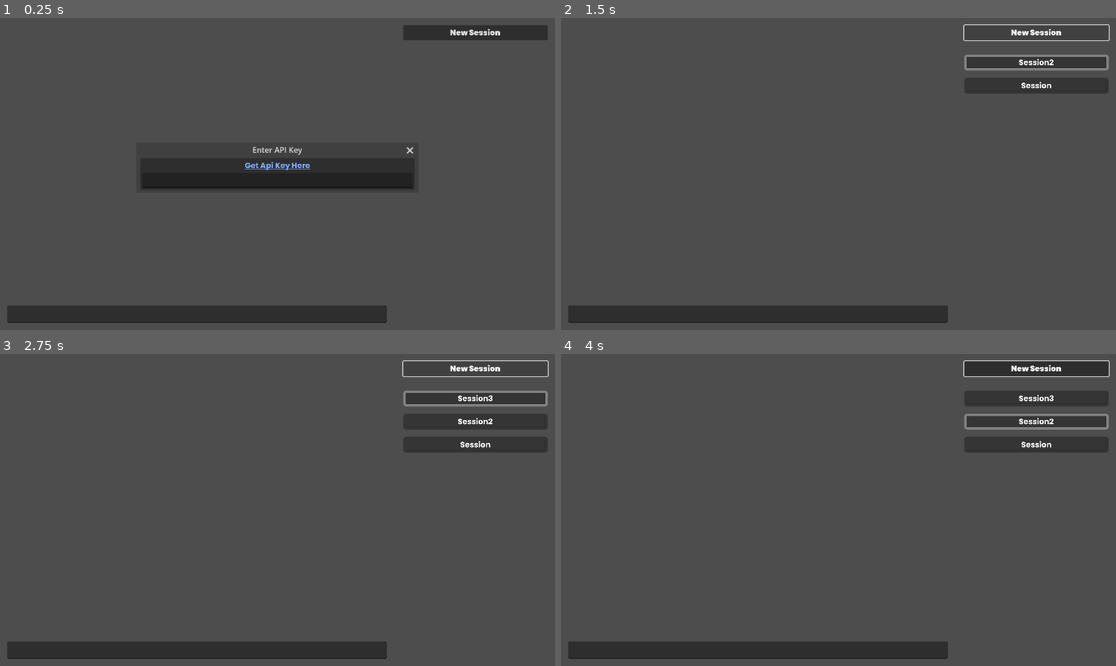
Above: before the commit, frames 1-4 (two rows, left to right).
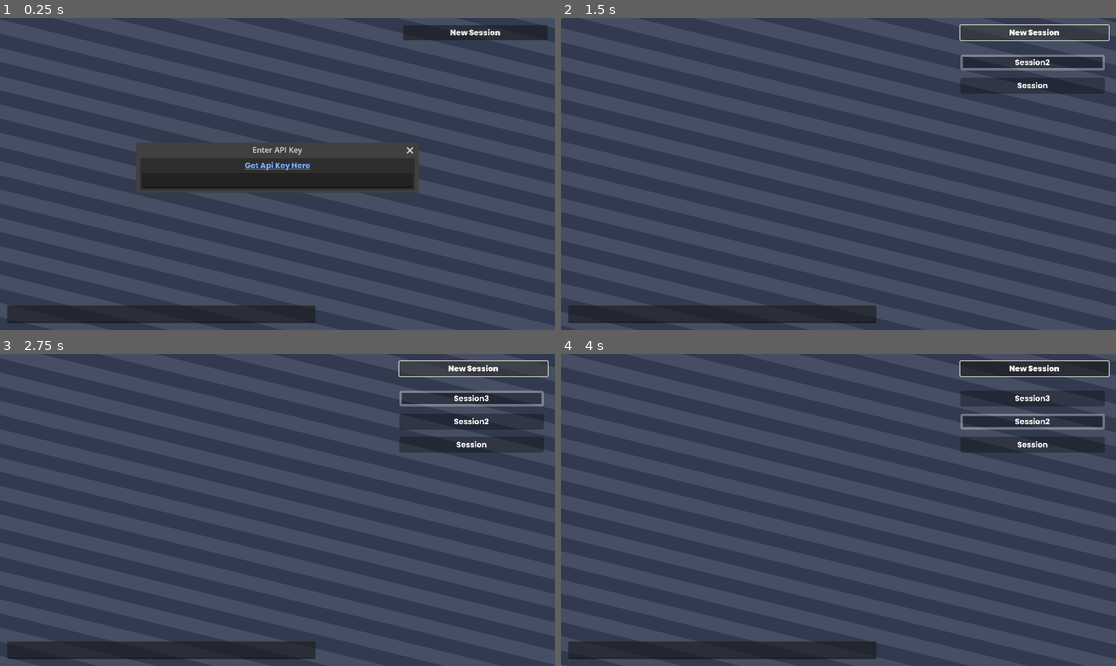
Above: after the commit, the same moments.

Repository: Shuflduf/Gemini-Chatbot
Game: Godot game, scene res://main.tscn
The game is run twice, just before and just after one commit, with the same random seed, the same clock (stepped at 60 frames per second) and the same inputs.
Inputs (mouse positions are in pixels of both pictures, inside the frame that each line leads up to):
- Up to frame 1 (0.25 s): no input
- Up to frame 2 (1.5 s): click "New Session" at 0.5 s; click "New Session" at 1.25 s
- Up to frame 3 (2.75 s): click "New Session" at 2 s
- Up to frame 4 (4 s): move the mouse to (1038, 397) at 2.77 s; click (1038, 397) at 2.92 s; move the mouse to (1038, 422) at 3.52 s; click (1038, 422) at 3.67 s

The runs differ from the first frame. In frame 1, 43% of the frame differs, in the area x 0-100%, y 0-100%; in frame 2, 46%; in frame 3, 46%; in frame 4, 46%.

Commit message:
error handling for invalid api

Diff:
--- a/main.gd
+++ b/main.gd
@@ -165,13 +165,22 @@
 
 
 func _on_http_request_request_completed(_r, _r_code, _h, body: PackedByteArray) -> void:
-		var data = JSON.parse_string(body.get_string_from_utf8())
-		FileAccess.open("save.json", FileAccess.WRITE).store_buffer(body)
+	var data: Dictionary = JSON.parse_string(body.get_string_from_utf8())
+	FileAccess.open("save.json", FileAccess.WRITE).store_buffer(body)
+
+	if data.has("error"):
+		response_text = \
+				"Error " + str(data["error"]["code"]) + ": " + data["error"]["message"]
+		if data["error"]["code"] == 400:
+			%APILineEdit.text = ""
+			$ApiKeyPopup.show()
+	else:
 		response_text = data["candidates"][0]["content"]["parts"][0]["text"]
 
 
 func _on_line_edit_text_submitted(new_text: String):
 	%LineEdit.text = ""
+
 	if secrets.api_key.is_empty():
 		$ApiKeyPopup.show()
 		return
--- /dev/null
+++ b/main.gdshader
@@ -0,0 +1,18 @@
+shader_type canvas_item;
+
+uniform vec4 color_gap: source_color = vec4(0.25);
+uniform vec4 color_stripe: source_color = vec4(1.0, 0.75, 0.0, 1.0);
+uniform float divisions = 16.0; // increase for more stripe density
+uniform float stripe_bias = 2.0; // 1.0 means no stripes; 2.0 means stripes and gaps are equal size
+uniform float speed = 0.03;
+uniform float angle = 0.7854; // in radians
+
+
+void fragment() {
+    float w = cos(angle) * UV.x + sin(angle) * UV.y - speed * TIME;
+    if (floor(mod(w * divisions, stripe_bias)) < 0.0001) {
+        COLOR = color_gap;
+    } else {
+        COLOR = color_stripe;
+	}
+}
--- a/main.tscn
+++ b/main.tscn
@@ -7,12 +7,35 @@
 [ext_resource type="PackedScene" uid="uid://b0srqe8c5pob6" path="res://session.tscn" id="4_qolas"]
 [ext_resource type="Script" path="res://MDtoBB.gd" id="4_utbt8"]
 [ext_resource type="FontFile" uid="uid://ckwie38c0g5xw" path="res://assets/fonts/Bold.ttf" id="7_t2few"]
+[ext_resource type="Shader" path="res://main.gdshader" id="8_06orj"]
 
 [sub_resource type="Resource" id="Resource_wju3u"]
 script = ExtResource("2_2qk1t")
 api_key = ""
 
-[node name="Control" type="HBoxContainer"]
+[sub_resource type="StyleBoxFlat" id="StyleBoxFlat_l1xoe"]
+bg_color = Color(1, 1, 1, 1)
+
+[sub_resource type="ShaderMaterial" id="ShaderMaterial_xxe7q"]
+shader = ExtResource("8_06orj")
+shader_parameter/color_gap = Color(0.16, 0.16, 0.16, 0.501961)
+shader_parameter/color_stripe = Color(0, 0, 0, 0.5)
+shader_parameter/divisions = 24.1
+shader_parameter/stripe_bias = 2.0
+shader_parameter/speed = 0.02
+shader_parameter/angle = 45.965
+
+[node name="Control" type="Control"]
+layout_mode = 3
+anchors_preset = 15
+anchor_right = 1.0
+anchor_bottom = 1.0
+grow_horizontal = 2
+grow_vertical = 2
+mouse_filter = 2
+
+[node name="Control" type="HBoxContainer" parent="."]
+layout_mode = 1
 anchors_preset = 15
 anchor_right = 1.0
 anchor_bottom = 1.0
@@ -25,104 +48,25 @@
 message = ExtResource("3_4a3wp")
 session_scene = ExtResource("4_qolas")
 
-[node name="MDtoBB" type="Node" parent="."]
-script = ExtResource("4_utbt8")
-
-[node name="HTTPRequest" type="HTTPRequest" parent="."]
-
-[node name="MainBody" type="MarginContainer" parent="."]
-layout_mode = 2
-size_flags_horizontal = 3
-theme_override_constants/margin_left = 15
-theme_override_constants/margin_top = 15
-theme_override_constants/margin_right = 15
-theme_override_constants/margin_bottom = 15
-
-[node name="VBoxContainer" type="VBoxContainer" parent="MainBody"]
-layout_mode = 2
-alignment = 1
-
-[node name="Messages" type="MarginContainer" parent="MainBody/VBoxContainer"]
-layout_mode = 2
-size_flags_vertical = 3
-theme_override_constants/margin_left = 15
-theme_override_constants/margin_top = 15
-theme_override_constants/margin_right = 15
-theme_override_constants/margin_bottom = 45
-
-[node name="ScrollContainer" type="ScrollContainer" parent="MainBody/VBoxContainer/Messages"]
-unique_name_in_owner = true
-clip_contents = false
-layout_mode = 2
-size_flags_horizontal = 0
-horizontal_scroll_mode = 0
-vertical_scroll_mode = 3
-
-[node name="Messages" type="VBoxContainer" parent="MainBody/VBoxContainer/Messages/ScrollContainer"]
-unique_name_in_owner = true
-layout_mode = 2
-size_flags_horizontal = 2
-size_flags_vertical = 0
-theme_override_constants/separation = 15
-alignment = 2
-
-[node name="LineEdit" type="LineEdit" parent="MainBody/VBoxContainer"]
-unique_name_in_owner = true
-layout_mode = 2
-size_flags_vertical = 8
-theme_override_fonts/font = ExtResource("4_m0urx")
-theme_override_font_sizes/font_size = 20
-
-[node name="MarginContainer" type="MarginContainer" parent="."]
-layout_mode = 2
-theme_override_constants/margin_left = 15
-theme_override_constants/margin_top = 15
-theme_override_constants/margin_right = 15
-theme_override_constants/margin_bottom = 15
-
-[node name="VBoxContainer" type="VBoxContainer" parent="MarginContainer"]
-layout_mode = 2
-theme_override_constants/separation = 30
-
-[node name="NewSession" type="Button" parent="MarginContainer/VBoxContainer"]
-layout_mode = 2
-theme_override_fonts/font = ExtResource("7_t2few")
-text = "New Session"
-
-[node name="ScrollContainer" type="ScrollContainer" parent="MarginContainer/VBoxContainer"]
-layout_mode = 2
-size_flags_vertical = 3
-horizontal_scroll_mode = 0
-vertical_scroll_mode = 3
-
-[node name="Sessions" type="VBoxContainer" parent="MarginContainer/VBoxContainer/ScrollContainer"]
-unique_name_in_owner = true
-custom_minimum_size = Vector2(300, 0)
-layout_mode = 2
-theme_override_constants/separation = 15
-
-[node name="Session" parent="MarginContainer/VBoxContainer/ScrollContainer/Sessions" instance=ExtResource("4_qolas")]
-layout_mode = 2
-
-[node name="ApiKeyPopup" type="PopupPanel" parent="."]
+[node name="ApiKeyPopup" type="PopupPanel" parent="Control"]
 title = "Enter API Key"
 initial_position = 2
 size = Vector2i(570, 66)
 borderless = false
 always_on_top = true
 
-[node name="VBoxContainer" type="VBoxContainer" parent="ApiKeyPopup"]
+[node name="VBoxContainer" type="VBoxContainer" parent="Control/ApiKeyPopup"]
 anchors_preset = 15
 anchor_right = 1.0
 anchor_bottom = 1.0
 offset_left = 4.0
 offset_top = 4.0
-offset_right = -4.0
-offset_bottom = -4.0
+offset_right = 566.0
+offset_bottom = 62.0
 grow_horizontal = 2
 grow_vertical = 2
 
-[node name="LinkButton" type="LinkButton" parent="ApiKeyPopup/VBoxContainer"]
+[node name="LinkButton" type="LinkButton" parent="Control/ApiKeyPopup/VBoxContainer"]
 layout_mode = 2
 size_flags_horizontal = 4
 tooltip_text = "https://aistudio.google.com/app/apikey"
@@ -131,12 +75,116 @@
 text = "Get Api Key Here"
 uri = "https://aistudio.google.com/app/apikey"
 
-[node name="APILineEdit" type="LineEdit" parent="ApiKeyPopup/VBoxContainer"]
+[node name="APILineEdit" type="LineEdit" parent="Control/ApiKeyPopup/VBoxContainer"]
+unique_name_in_owner = true
 layout_mode = 2
 alignment = 1
 secret = true
 
-[connection signal="request_completed" from="HTTPRequest" to="." method="_on_http_request_request_completed"]
-[connection signal="text_submitted" from="MainBody/VBoxContainer/LineEdit" to="." method="_on_line_edit_text_submitted"]
-[connection signal="pressed" from="MarginContainer/VBoxContainer/NewSession" to="." method="_on_new_session_pressed"]
-[connection signal="text_submitted" from="ApiKeyPopup/VBoxContainer/APILineEdit" to="." method="_on_api_line_edit_text_submitted"]
+[node name="MDtoBB" type="Node" parent="Control"]
+script = ExtResource("4_utbt8")
+
+[node name="HTTPRequest" type="HTTPRequest" parent="Control"]
+
+[node name="MainBody" type="MarginContainer" parent="Control"]
+layout_mode = 2
+size_flags_horizontal = 3
+theme_override_constants/margin_left = 15
+theme_override_constants/margin_top = 15
+theme_override_constants/margin_right = 15
+theme_override_constants/margin_bottom = 15
+
+[node name="VBoxContainer" type="VBoxContainer" parent="Control/MainBody"]
+layout_mode = 2
+alignment = 1
+
+[node name="Messages" type="MarginContainer" parent="Control/MainBody/VBoxContainer"]
+layout_mode = 2
+size_flags_vertical = 3
+theme_override_constants/margin_left = 15
+theme_override_constants/margin_top = 15
+theme_override_constants/margin_right = 15
+theme_override_constants/margin_bottom = 45
+
+[node name="ScrollContainer" type="ScrollContainer" parent="Control/MainBody/VBoxContainer/Messages"]
+unique_name_in_owner = true
+clip_contents = false
+layout_mode = 2
+size_flags_horizontal = 0
+horizontal_scroll_mode = 0
+vertical_scroll_mode = 3
+
+[node name="Messages" type="VBoxContainer" parent="Control/MainBody/VBoxContainer/Messages/ScrollContainer"]
+unique_name_in_owner = true
+layout_mode = 2
+size_flags_horizontal = 2
+size_flags_vertical = 0
+theme_override_constants/separation = 15
+alignment = 2
+
+[node name="LineEdit" type="LineEdit" parent="Control/MainBody/VBoxContainer"]
+unique_name_in_owner = true
+custom_minimum_size = Vector2(640, 0)
+layout_mode = 2
+size_flags_horizontal = 0
+size_flags_vertical = 8
+theme_override_fonts/font = ExtResource("4_m0urx")
+theme_override_font_sizes/font_size = 20
+
+[node name="MarginContainer" type="MarginContainer" parent="Control"]
+layout_mode = 2
+theme_override_constants/margin_left = 15
+theme_override_constants/margin_top = 15
+theme_override_constants/margin_right = 15
+theme_override_constants/margin_bottom = 15
+
+[node name="VBoxContainer" type="VBoxContainer" parent="Control/MarginContainer"]
+layout_mode = 2
+theme_override_constants/separation = 30
+
+[node name="NewSession" type="Button" parent="Control/MarginContainer/VBoxContainer"]
+layout_mode = 2
+theme_override_fonts/font = ExtResource("7_t2few")
+text = "New Session"
+
+[node name="ScrollContainer" type="ScrollContainer" parent="Control/MarginContainer/VBoxContainer"]
+layout_mode = 2
+size_flags_vertical = 3
+horizontal_scroll_mode = 0
+
+[node name="Sessions" type="VBoxContainer" parent="Control/MarginContainer/VBoxContainer/ScrollContainer"]
+unique_name_in_owner = true
+custom_minimum_size = Vector2(300, 0)
+layout_mode = 2
+theme_override_constants/separation = 15
+
+[node name="Session" parent="Control/MarginContainer/VBoxContainer/ScrollContainer/Sessions" instance=ExtResource("4_qolas")]
+layout_mode = 2
+
+[node name="Colour" type="Panel" parent="."]
+modulate = Color(0.3843, 0.45201, 0.61, 1)
+z_index = -100
+layout_mode = 1
+anchors_preset = 15
+anchor_right = 1.0
+anchor_bottom = 1.0
+grow_horizontal = 2
+grow_vertical = 2
+mouse_filter = 2
+theme_override_styles/panel = SubResource("StyleBoxFlat_l1xoe")
+
+[node name="Panel" type="Panel" parent="."]
+z_index = -100
+material = SubResource("ShaderMaterial_xxe7q")
+layout_mode = 1
+anchors_preset = 15
+anchor_right = 1.0
+anchor_bottom = 1.0
+grow_horizontal = 2
+grow_vertical = 2
+mouse_filter = 2
+
+[connection signal="text_submitted" from="Control/ApiKeyPopup/VBoxContainer/APILineEdit" to="Control" method="_on_api_line_edit_text_submitted"]
+[connection signal="request_completed" from="Control/HTTPRequest" to="Control" method="_on_http_request_request_completed"]
+[connection signal="text_submitted" from="Control/MainBody/VBoxContainer/LineEdit" to="Control" method="_on_line_edit_text_submitted"]
+[connection signal="pressed" from="Control/MarginContainer/VBoxContainer/NewSession" to="Control" method="_on_new_session_pressed"]
--- a/save.json
+++ b/save.json
@@ -1,39 +1,39 @@
 {
   "candidates": [
-    {
-      "content": {
-        "parts": [
-          {
-            "text": "Please tell me more about what you're interested in!  \"Wow things\" is a bit vague. \n\nFor example, you could tell me:\n\n* **What kind of things do you find \"wow\"?** Are you interested in nature, technology, art, music, food, or something else?\n* **What kind of \"wow\" are you looking for?** Do you want to be amazed, inspired, or entertained?\n\nOnce I know what you're looking for, I can give you some specific and exciting recommendations. \n"
-          }
-        ],
-        "role": "model"
-      },
-      "finishReason": "STOP",
-      "index": 0,
-      "safetyRatings": [
-        {
-          "category": "HARM_CATEGORY_SEXUALLY_EXPLICIT",
-          "probability": "NEGLIGIBLE"
-        },
-        {
-          "category": "HARM_CATEGORY_HATE_SPEECH",
-          "probability": "NEGLIGIBLE"
-        },
-        {
-          "category": "HARM_CATEGORY_HARASSMENT",
-          "probability": "NEGLIGIBLE"
-        },
-        {
-          "category": "HARM_CATEGORY_DANGEROUS_CONTENT",
-          "probability": "NEGLIGIBLE"
-        }
-      ]
-    }
+	{
+	  "content": {
+		"parts": [
+		  {
+			"text": "Hello! How can I help you today? \n"
+		  }
+		],
+		"role": "model"
+	  },
+	  "finishReason": "STOP",
+	  "index": 0,
+	  "safetyRatings": [
+		{
+		  "category": "HARM_CATEGORY_SEXUALLY_EXPLICIT",
+		  "probability": "NEGLIGIBLE"
+		},
+		{
+		  "category": "HARM_CATEGORY_HATE_SPEECH",
+		  "probability": "NEGLIGIBLE"
+		},
+		{
+		  "category": "HARM_CATEGORY_HARASSMENT",
+		  "probability": "NEGLIGIBLE"
+		},
+		{
+		  "category": "HARM_CATEGORY_DANGEROUS_CONTENT",
+		  "probability": "NEGLIGIBLE"
+		}
+	  ]
+	}
   ],
   "usageMetadata": {
-    "promptTokenCount": 3,
-    "candidatesTokenCount": 112,
-    "totalTokenCount": 115
+	"promptTokenCount": 24,
+	"candidatesTokenCount": 10,
+	"totalTokenCount": 34
   }
 }
--- a/session.gd
+++ b/session.gd
@@ -12,11 +12,9 @@
 
 func change_border(colour: Color):
 	var new_panel = get_theme_stylebox("panel").duplicate()
-	#print(new_panel.bg_color)
 	new_panel.border_color = colour
 	new_panel.border_color.a = 0.302
 	add_theme_stylebox_override("panel", new_panel)
-	#print(new_panel.bg_color)
 
 
 func save_conv():
--- a/session.tscn
+++ b/session.tscn
@@ -14,6 +14,7 @@
 corner_radius_top_right = 5
 corner_radius_bottom_right = 5
 corner_radius_bottom_left = 5
+anti_aliasing = false
 
 [node name="Session" type="PanelContainer"]
 theme_override_styles/panel = SubResource("StyleBoxFlat_pqcq6")
Not shown: 1 places in main.tscn that only renumber resources
